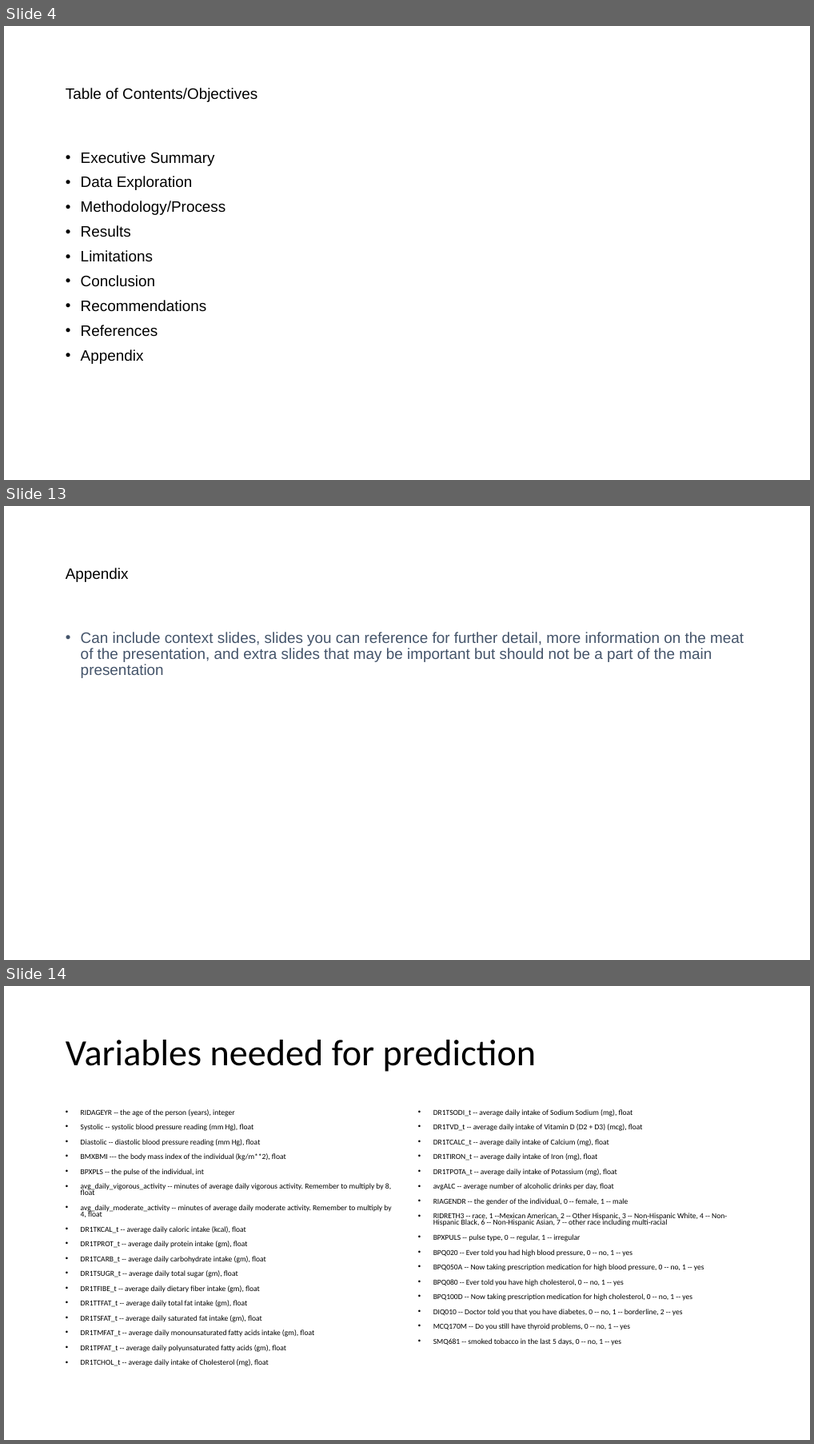
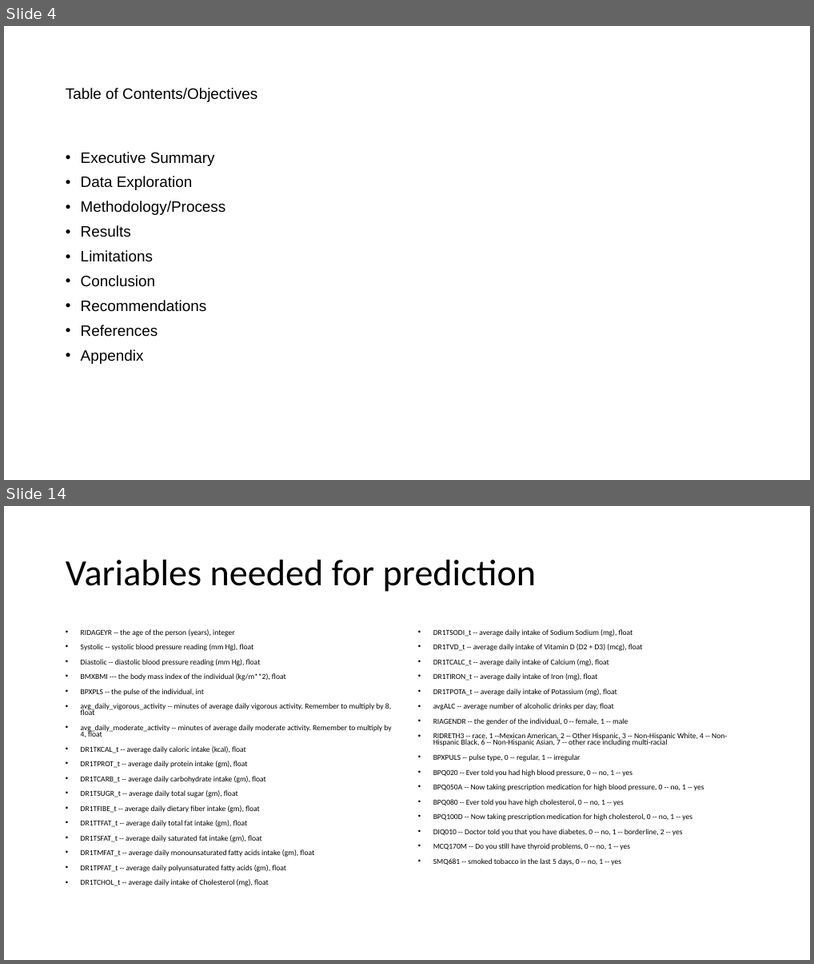
Before and after one commit to mathisme/ThinkfulDSFinalCapstone, a slide deck: Presentation.pptx. Shown one above the other, each under a label of ours: slides 4, 13 and 14 before the commit, slides 4 and 14 after it; the slides between them are not shown. The pictures are 814x1444 and 814x964 pixels, drawn with LibreOffice and Linux fonts; fonts in the diff are those of the drawing. Boxes give left, top, right and bottom in pixels: in the first picture for what was removed or moved away, otherwise in the second. Text is boxed around its words. In the diff, an @@ line names an element or a change of style, - is before the commit and + after.

```diff
--- a/Presentation.pptx
+++ b/Presentation.pptx
@@ slide 13 removed at (x1=4, y1=506, x2=810, y2=960), background #FFFFFF @@
@@ title removed at (x1=66, y1=568, x2=129, y2=582) @@
-Appendix
@@ text removed at (x1=81, y1=632, x2=744, y2=678) @@
-• Can include context slides, slides you can reference for further detail, more information on the meat of the presentation, and extra slides that may be important but should not be a part of the main presentation
```
Also in this commit, not shown: 9 slides changed, 6 slides added, 3 other slides removed.
